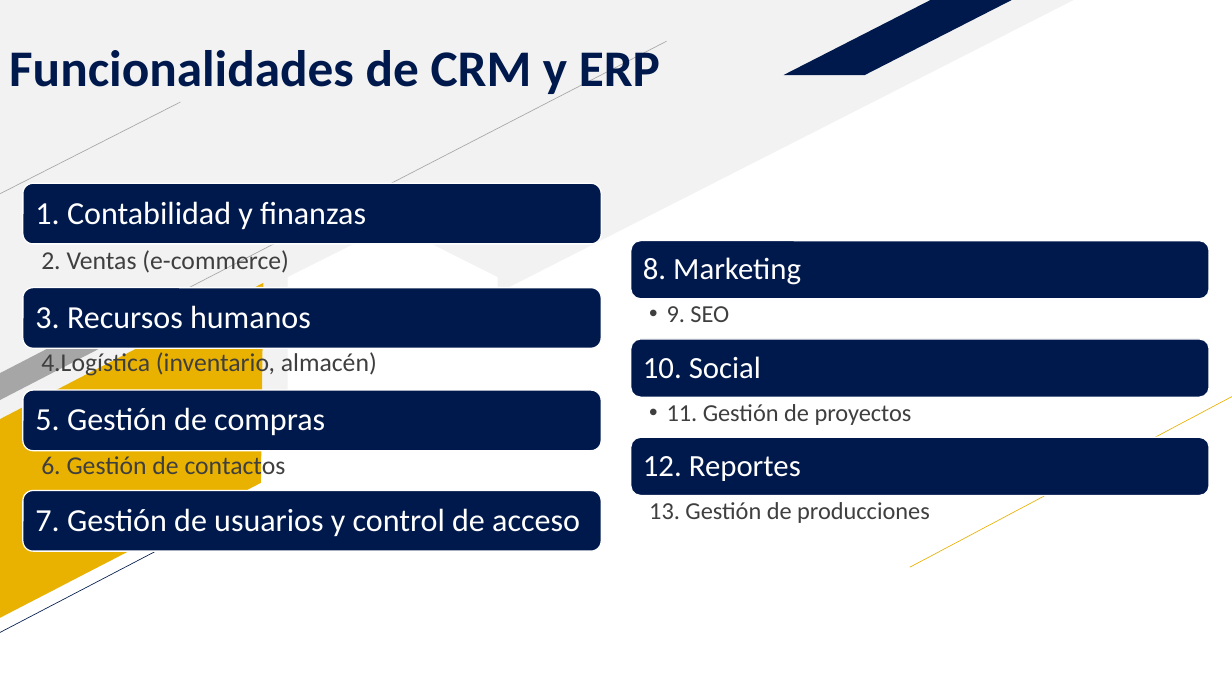
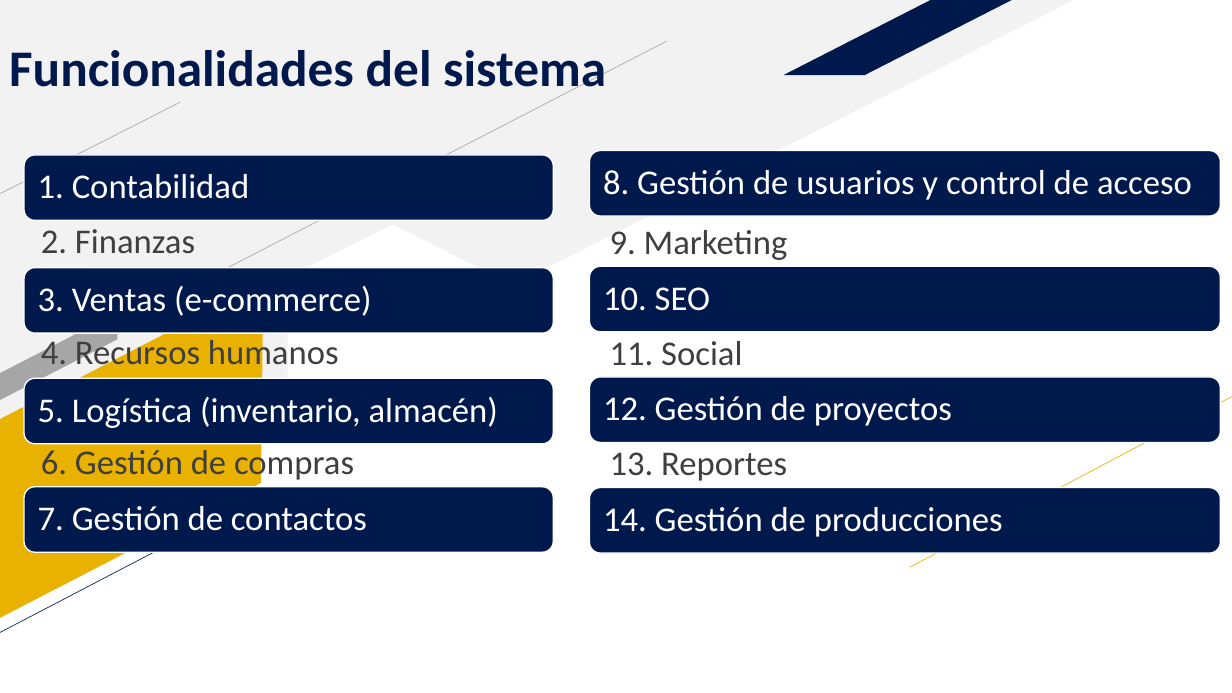
Before and after one commit to MDGomezM/CRMyERP.github.io, a slide deck: slide 6 of ProyectoCRMyERP/presentacion.pptx. Drawn at 1232x693 pixels with LibreOffice and Linux fonts; fonts in the diff are those of the drawing. Boxes give left, top, right and bottom in pixels: in the first picture for what was removed or moved away, otherwise in the second. Text is boxed around its words. In the diff, an @@ line names an element or a change of style, - is before the commit and + after.

```diff
--- a/ProyectoCRMyERP/presentacion.pptx
+++ b/ProyectoCRMyERP/presentacion.pptx
@@ title at [9, 50, 606, 98]: text changed @@
-Funcionalidades de CRM y ERP
+Funcionalidades del sistema
@@ rounded rectangle: place and size @@
-rounded rectangle at [23, 183, 602, 244]
+rounded rectangle at [24, 155, 554, 221]
@@ text at [38, 174, 249, 199]: text changed; size 25 to 27 pt @@
-1. Contabilidad y finanzas
+1. Contabilidad
@@ rounded rectangle added at [590, 151, 1221, 216], fill #00194C, outline #FFFFFF 1 pt @@
@@ text at [603, 170, 1192, 200]: text changed; size 25 to 27 pt @@
-7. Gestión de usuarios y control de acceso
+8. Gestión de usuarios y control de acceso
@@ text added at [41, 229, 195, 254], 27 pt, text #3F3F3F @@
+  2. Finanzas
@@ vertical alignment middle to top in 4 elements at [41, 335, 339, 372], [610, 452, 787, 481], [610, 341, 742, 366], [610, 230, 788, 260] @@
@@ text at [610, 230, 788, 260]: text changed; size 24 to 27 pt; text colour #FFFFFF to #3F3F3F @@
-8. Marketing
+  9. Marketing
@@ rounded rectangle: place and size @@
-rounded rectangle at [23, 287, 602, 348]
+rounded rectangle at [24, 268, 554, 334]
@@ rounded rectangle: place and size @@
-rounded rectangle at [631, 240, 1210, 299]
+rounded rectangle at [590, 266, 1221, 332]
@@ text at [38, 286, 372, 316]: text changed; size 20 to 27 pt; text colour #3F3F3F to #FFFFFF @@
-  2. Ventas (e-commerce)
+3. Ventas (e-commerce)
@@ vertical alignment top to middle in 5 elements at [603, 507, 1003, 537], [603, 396, 952, 426], [38, 286, 372, 316], [38, 397, 498, 428], [603, 287, 710, 311] @@
@@ text at [603, 287, 710, 311]: text changed; size 19 to 27 pt; text colour #3F3F3F to #FFFFFF @@
-  • 9. SEO
+10. SEO
@@ text at [41, 335, 339, 372]: text changed; size 25 to 27 pt; text colour #FFFFFF to #3F3F3F @@
-3. Recursos humanos
+  4. Recursos humanos
@@ text at [610, 341, 742, 366]: text changed; size 24 to 27 pt; text colour #FFFFFF to #3F3F3F @@
-10. Social
+  11. Social
@@ rounded rectangle: place and size @@
-rounded rectangle at [23, 390, 602, 451]
+rounded rectangle at [24, 378, 554, 444]
@@ rounded rectangle: place and size @@
-rounded rectangle at [631, 339, 1210, 397]
+rounded rectangle at [590, 377, 1221, 443]
@@ text at [38, 397, 498, 428]: text changed; size 20 to 27 pt; text colour #3F3F3F to #FFFFFF @@
-  4.Logística (inventario, almacén)
+5. Logística (inventario, almacén)
@@ text at [603, 396, 952, 426]: text changed; size 19 to 27 pt; text colour #3F3F3F to #FFFFFF @@
-  • 11. Gestión de proyectos
+12. Gestión de proyectos
@@ text at [41, 446, 354, 483]: text changed; size 20 to 27 pt @@
-  6. Gestión de contactos
+  6. Gestión de compras
@@ text at [610, 452, 787, 481]: text changed; size 24 to 27 pt; text colour #FFFFFF to #3F3F3F @@
-12. Reportes
+  13. Reportes
@@ rounded rectangle: place and size @@
-rounded rectangle at [23, 491, 602, 552]
+rounded rectangle at [24, 487, 554, 553]
@@ text at [38, 506, 367, 531]: text changed; size 25 to 27 pt @@
-5. Gestión de compras
+7. Gestión de contactos
@@ rounded rectangle: place and size @@
-rounded rectangle at [631, 437, 1210, 495]
+rounded rectangle at [590, 488, 1221, 554]
@@ text at [603, 507, 1003, 537]: text changed; size 19 to 27 pt; text colour #3F3F3F to #FFFFFF @@
-  13. Gestión de producciones
+14. Gestión de producciones
```
Also in this commit, not shown: 3 other slides changed, 1 slide added, 3 other files.
